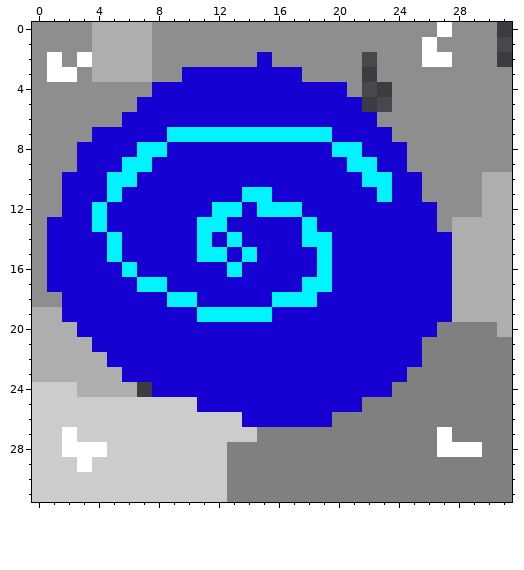
Pixel-art sprite -- Assets/Sprites/Portal/sprite_5.png. That is the earlier state.
The file is 32x32 pixels.
Once edited:
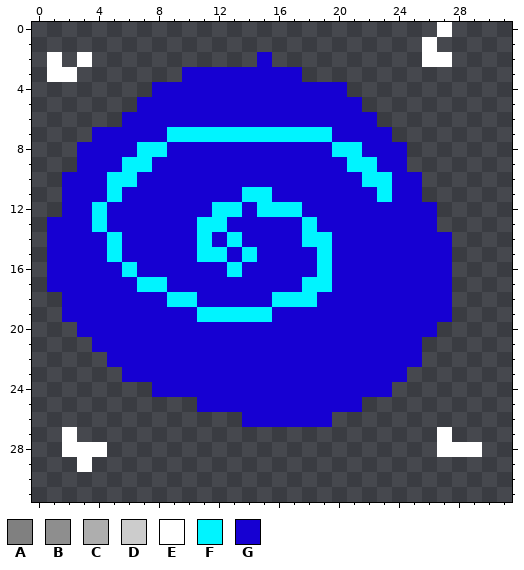
Palette (. is transparent): A #808080  B #8e8e8e  C #aeaeae  D #cccccc  E #ffffff  F #00f4ff  G #1600d2
Change:
y 0: x 0..26 BBBBCCCCBBBBBBBBBBBBBBBBBBB -> ...........................; x 28..30 BBB -> ...
y 1: x 0..25 BBBBCCCCBBBBBBBBBBBBBBBBBB -> ..........................; x 27..30 BBBB -> ....
y 2: x 0 B -> .; x 2 B -> .; x 4..14 CCCCBBBBBBB -> ...........; x 16..21 BBBBBB -> ......; x 23..25 BBB -> ...; x 28..30 BBB -> ...
y 3: x 0 B -> .; x 3..9 BCCCCBB -> .......; x 18..21 BBBB -> ....; x 23..31 BBBBBBBBB -> .........
y 4: x 0..7 BBBBBBBB -> ........; x 21 B -> .; x 24..31 BBBBBBBB -> ........
y 5: x 0..6 BBBBBBB -> .......; x 24..31 BBBBBBBB -> ........
y 6: x 0..5 BBBBBB -> ......; x 23..31 BBBBBBBBB -> .........
y 7: x 0..3 BBBB -> ....; x 24..31 BBBBBBBB -> ........
y 8..9: x 0..2 BBB -> ...; x 25..31 BBBBBBB -> .......
y 10..11: x 0..1 BB -> ..; x 26..31 BBBBCC -> ......
y 12: x 0..1 BB -> ..; x 27..31 BBBCC -> .....
y 13: x 0 B -> .; x 27..31 BCCCC -> .....
y 14..17: x 0 B -> .; x 28..31 CCCC -> ....
y 18: x 0..1 BB -> ..; x 28..31 CCCC -> ....
y 19: x 0..1 CC -> ..; x 28..31 CCCC -> ....
y 20: x 0..2 CCC -> ...; x 27..31 AAAAC -> .....
y 21: x 0..3 CCCC -> ....; x 26..31 AAAAAA -> ......
y 22: x 0..4 CCCCC -> .....; x 26..31 AAAAAA -> ......
y 23: x 0..5 CCCCCC -> ......; x 25..31 AAAAAAA -> .......
y 24: x 0..6 DDDCCCC -> .......; x 24..31 AAAAAAAA -> ........
y 25: x 0..10 DDDDDDDDDDD -> ...........; x 22..31 AAAAAAAAAA -> ..........
y 26: x 0..13 DDDDDDDDDDDDDD -> ..............; x 20..31 AAAAAAAAAAAA -> ............
y 27: x 0..1 DD -> ..; x 3..26 DDDDDDDDDDDDAAAAAAAAAAAA -> ........................; x 28..31 AAAA -> ....
y 28: x 0..1 DD -> ..; x 5..26 DDDDDDDDAAAAAAAAAAAAAA -> ......................; x 30..31 AA -> ..
y 29: x 0..2 DDD -> ...; x 4..31 DDDDDDDDDAAAAAAAAAAAAAAAAAAA -> ............................
y 30..31: x 0..31 DDDDDDDDDDDDDAAAAAAAAAAAAAAAAAAA -> ................................
